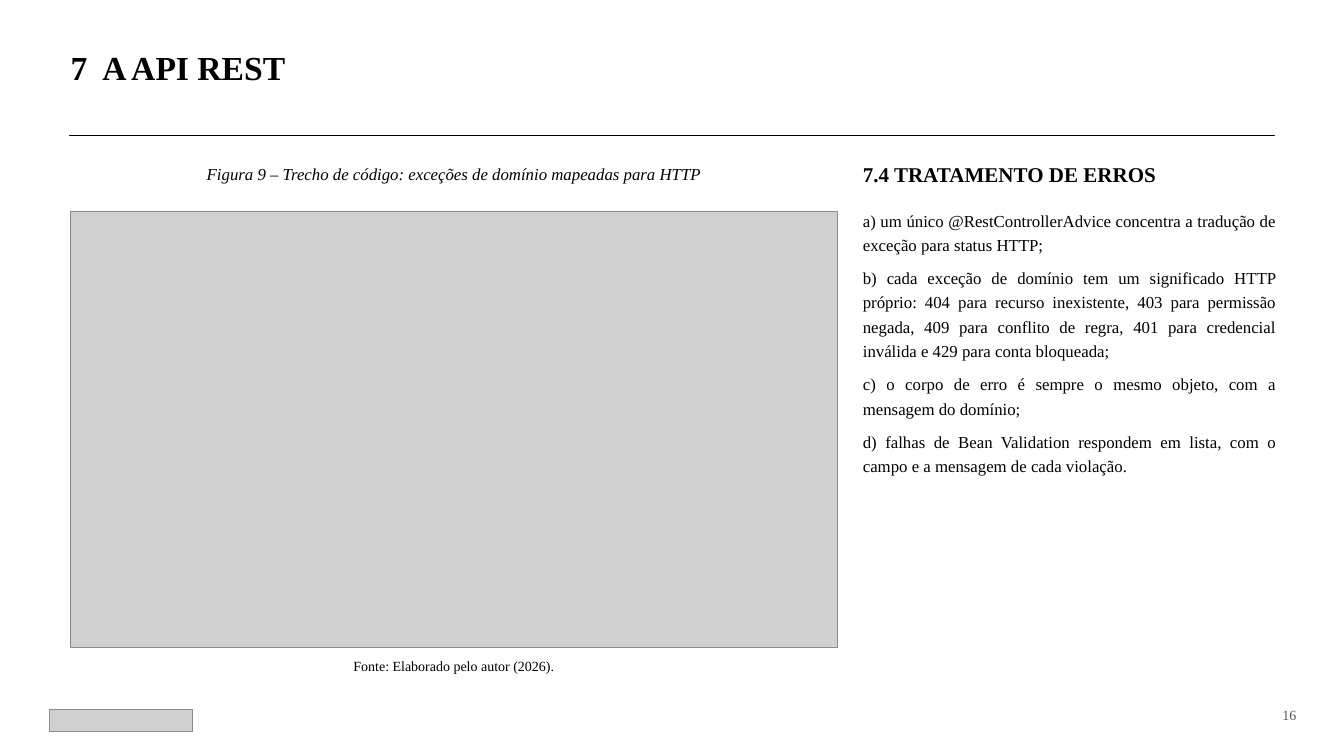
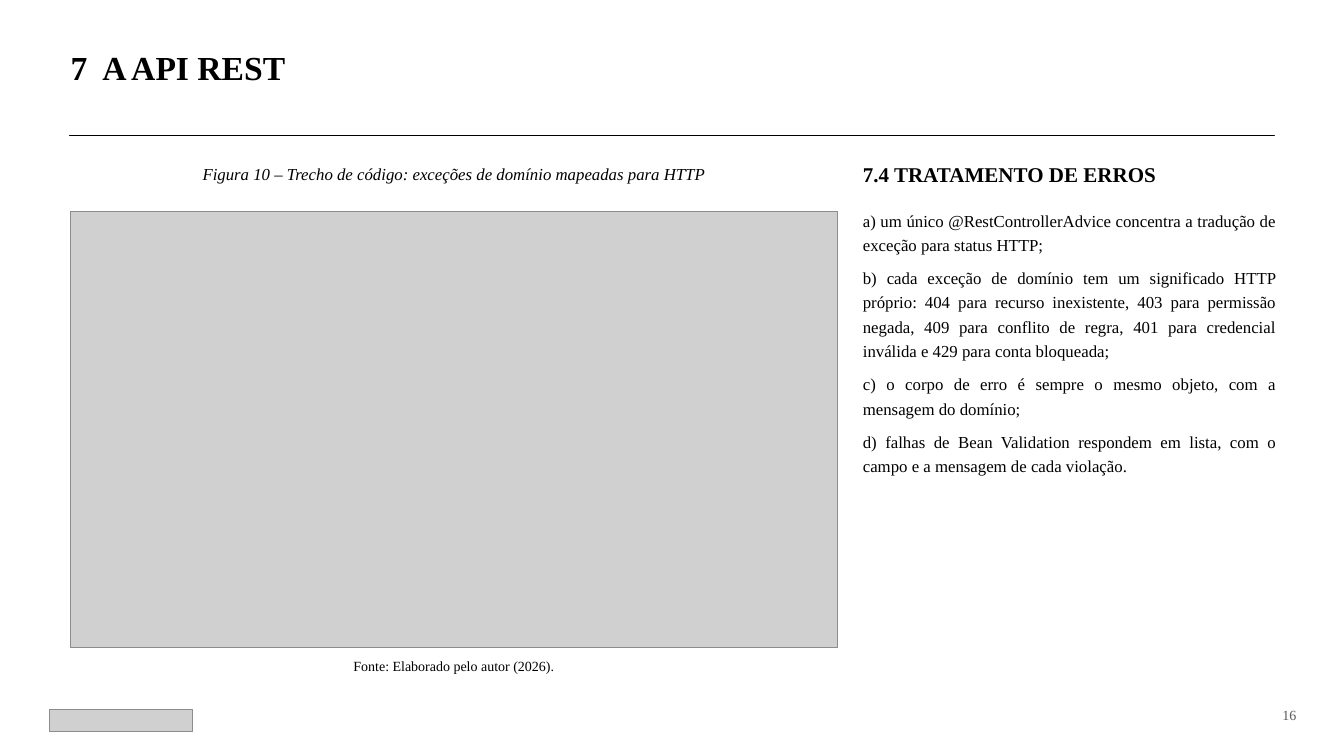
Before and after one commit to matheuskotayko/sisBolsa, a slide deck: slide 16 of docs/SisBolsa_Apresentacao_API_ABNT.pptx. Drawn at 1344x756 pixels with LibreOffice and Linux fonts; fonts in the diff are those of the drawing; grey boxes stand for pictures. Boxes give left, top, right and bottom in pixels: in the first picture for what was removed or moved away, otherwise in the second. Text is boxed around its words. In the diff, an @@ line names an element or a change of style, - is before the commit and + after.

Commit message:
docs: ilustrar a motivacao com o formulario de frequencia do CTISM
O slide de motivacao era so texto e afirmava que o controle "vivia em
planilhas e e-mails", sem evidencia. Agora abre com o formulario de
registro de frequencia que a coordenacao exigia, como Figura 1, e o
texto descreve o que a imagem mostra: data, entrada, saida, horas e
atividade preenchidos a mao, com espaco para a rubrica do monitor e do
preceptor.

O primeiro item da lista passa a ser "Registro manual e sem validacao",
que e o problema que a figura evidencia; o controle disperso desce para
a terceira posicao.

Na imagem, o telefone e o numero de matricula foram tarjados, e as duas
ultimas linhas foram cortadas por estarem incompletas na captura. A
fonte do elemento e "Acervo do autor", nao "Elaborado pelo autor", por
se tratar de documento institucional.

As figuras seguintes foram renumeradas de 1-14 para 2-15.

```diff
--- a/docs/SisBolsa_Apresentacao_API_ABNT.pptx
+++ b/docs/SisBolsa_Apresentacao_API_ABNT.pptx
@@ text at <box>203,168,705,184</box>: text changed @@
-Figura 9 – Trecho de código: exceções de domínio mapeadas para HTTP
+Figura 10 – Trecho de código: exceções de domínio mapeadas para HTTP
```
Also in this commit, not shown: 14 other slides changed, 2 other files.
